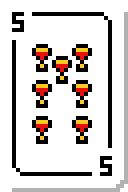
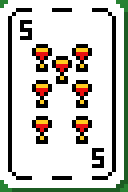
The second w=128, h=192 image is a revision of the first. Changes to its layers:
added layer "5-m" in group "Numbers" over box(20, 20, 104, 168)
hid "5" over box(12, 12, 112, 176)
added layer "Frame-2h" in group "Frames" over box(8, 8, 116, 180)
hid "FRAME-large" over box(12, 12, 112, 176)
showed "Layer 2" over box(0, 0, 128, 192)
